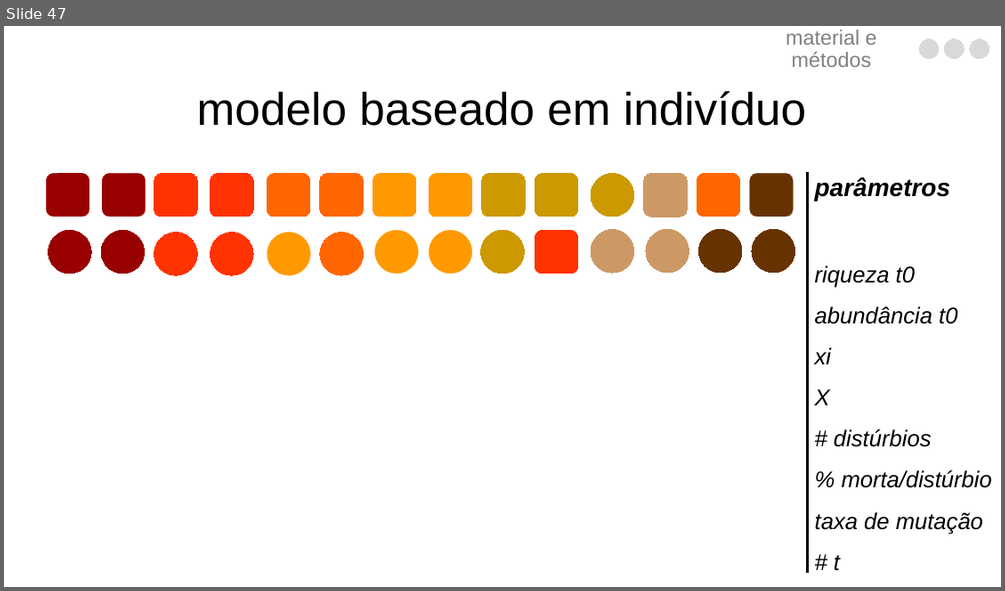
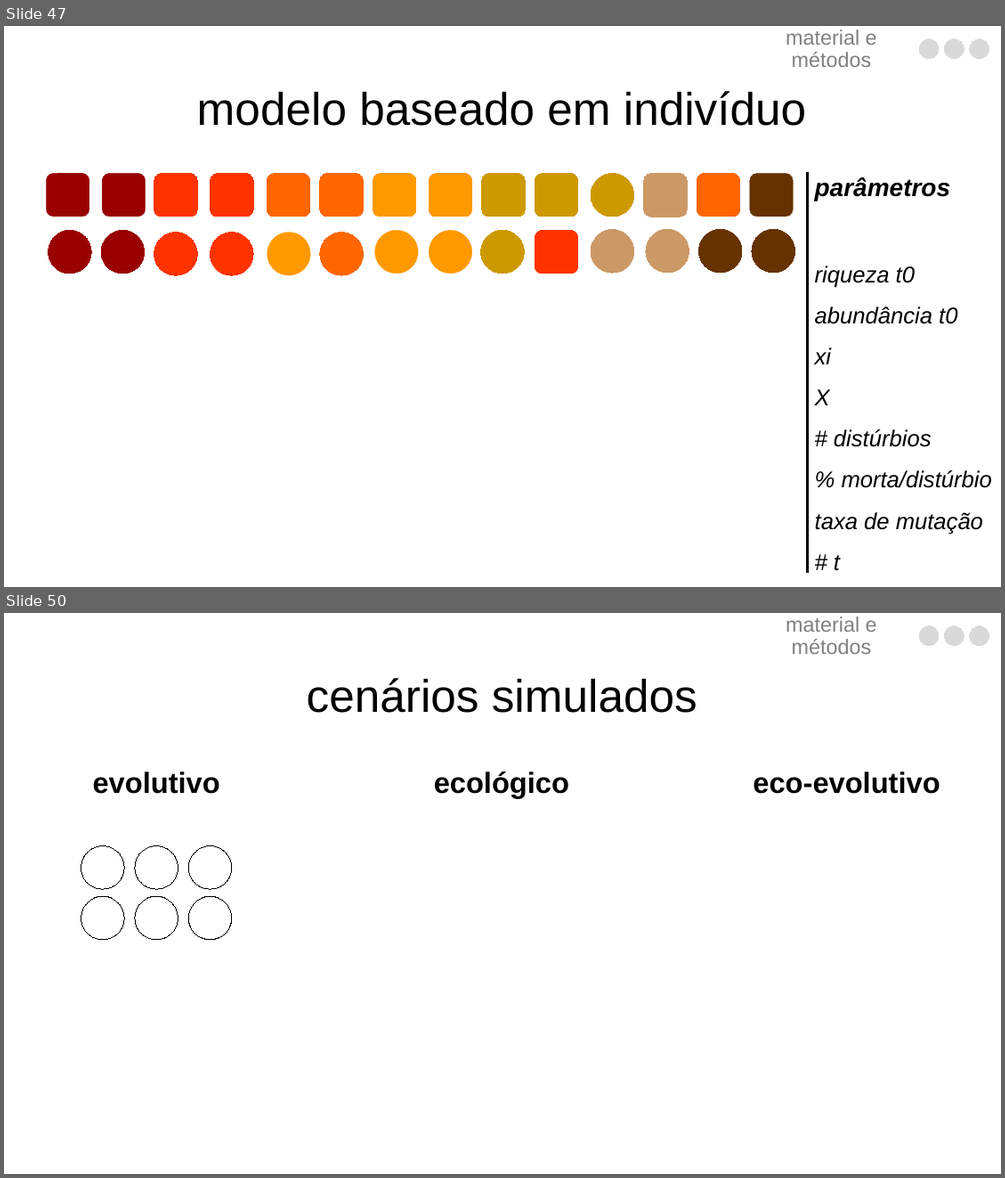
Before and after one commit to luisanovara/dissertacao, a slide deck: DEFESA.pptx. Shown one above the other, each under a label of ours: slide 47 before the commit, slides 47 and 50 after it; the slides between them are not shown. The pictures are 1005x591 and 1005x1178 pixels, drawn with LibreOffice and Linux fonts; fonts in the diff are those of the drawing. Boxes give left, top, right and bottom in pixels: in the first picture for what was removed or moved away, otherwise in the second. Text is boxed around its words. In the diff, an @@ line names an element or a change of style, - is before the commit and + after.

```diff
--- a/DEFESA.pptx
+++ b/DEFESA.pptx
@@ slide 50 added at [4, 613, 1001, 1174], background #FFFFFF @@
@@ text added at [785, 617, 877, 654], 20 pt, text #808080 @@
+material e métodos
@@ freeform shape added at [919, 626, 938, 646], fill #D9D9D9, outline #D9D9D9 0 pt @@
@@ freeform shape added at [945, 626, 964, 646], fill #D9D9D9, outline #D9D9D9 0 pt @@
@@ freeform shape added at [970, 626, 989, 646], fill #D9D9D9, outline #D9D9D9 0 pt @@
@@ title added at [307, 678, 697, 713], 44 pt, text #000000 @@
+cenários simulados
@@ text added at [93, 771, 220, 794], 28 pt, text #000000, bold @@
+evolutivo
@@ text added at [434, 771, 569, 798], 28 pt, text #000000, bold @@
+ecológico
@@ text added at [752, 771, 939, 794], 28 pt, text #000000, bold @@
+eco-evolutivo
@@ freeform shape added at [81, 845, 124, 889], outline #000000 0 pt @@
@@ freeform shape added at [135, 845, 178, 889], outline #000000 0 pt @@
@@ freeform shape added at [189, 845, 232, 889], outline #000000 0 pt @@
@@ freeform shape added at [81, 896, 124, 940], outline #000000 0 pt @@
@@ freeform shape added at [135, 896, 178, 940], outline #000000 0 pt @@
@@ freeform shape added at [189, 896, 232, 940], outline #000000 0 pt @@
```
Also in this commit, not shown: 17 other slides added.
